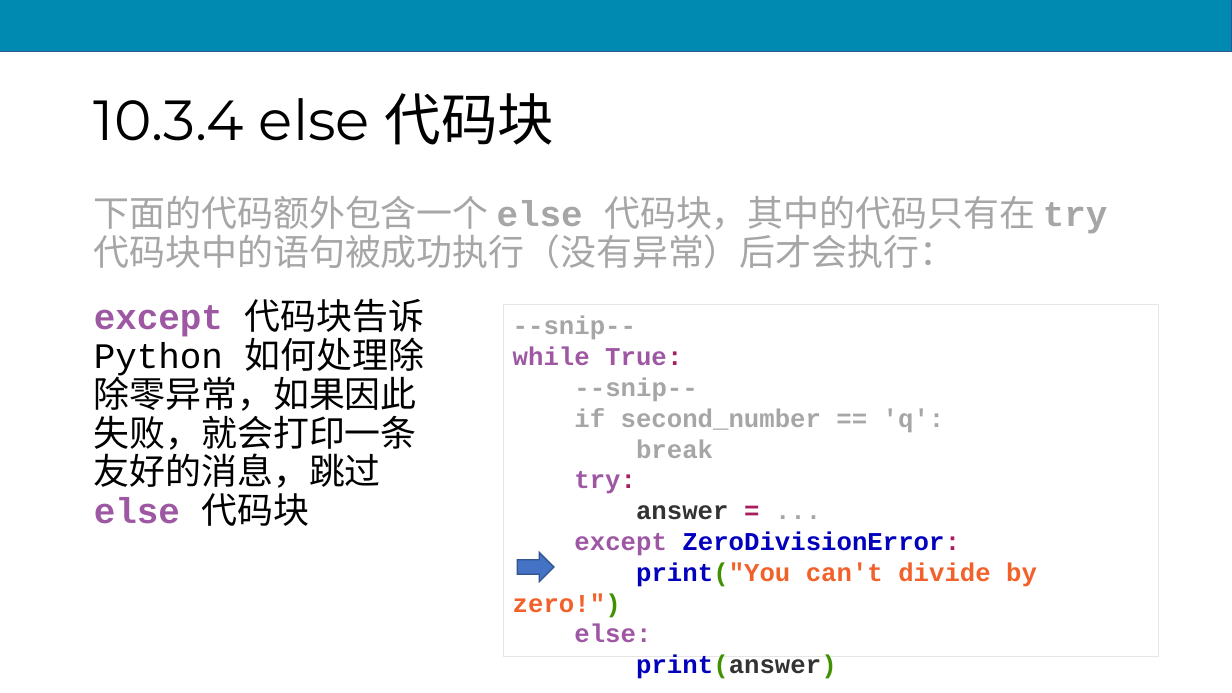
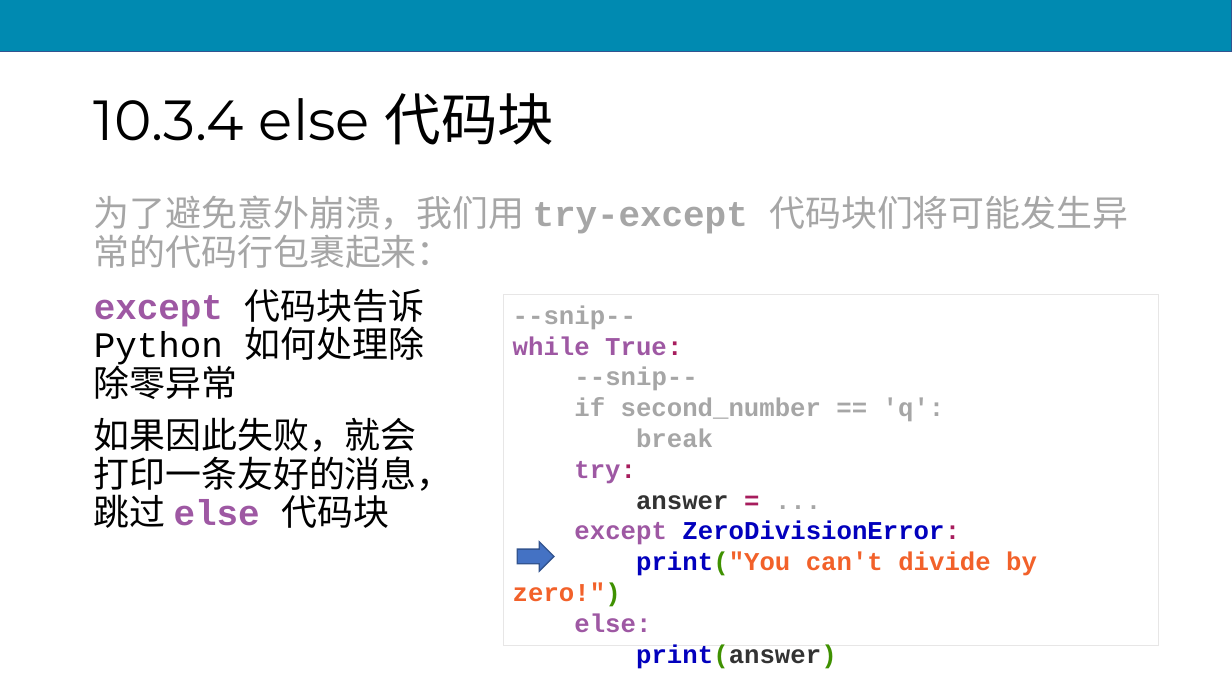
Before and after one commit to scruel/pcc_3e_slides, a slide deck: slide 67 of PPT/python10.pptx (slide 62 before the commit). Drawn at 1232x693 pixels with LibreOffice and Linux fonts; fonts in the diff are those of the drawing. Boxes give left, top, right and bottom in pixels: in the first picture for what was removed or moved away, otherwise in the second. Text is boxed around its words. In the diff, an @@ line names an element or a change of style, - is before the commit and + after.

```diff
--- a/PPT/python10.pptx
+++ b/PPT/python10.pptx
@@ text at [94,196,1128,268]: text changed @@
-下面的代码额外包含一个 else 代码块，其中的代码只有在 try 代码块中的语句被成功执行（没有异常）后才会执行：
+为了避免意外崩溃，我们用 try-except 代码块们将可能发生异常的代码行包裹起来：
@@ text at [94,288,453,528]: text changed @@
-except 代码块告诉 Python 如何处理除除零异常，如果因此失败，就会打印一条友好的消息，跳过 else 代码块
+except 代码块告诉 Python 如何处理除除零异常
+如果因此失败，就会打印一条友好的消息，跳过 else 代码块
@@ rectangle "--snip-- while True:": place and size @@
-rectangle "--snip-- while True:" at [504,305,1159,656]
+rectangle "--snip-- while True:" at [504,294,1159,645]
@@ right arrow: place and size @@
-right arrow at [518,553,555,582]
+right arrow at [518,542,555,571]
```
Also in this commit, not shown: 36 other slides changed, 32 slides added, 3 other files.
